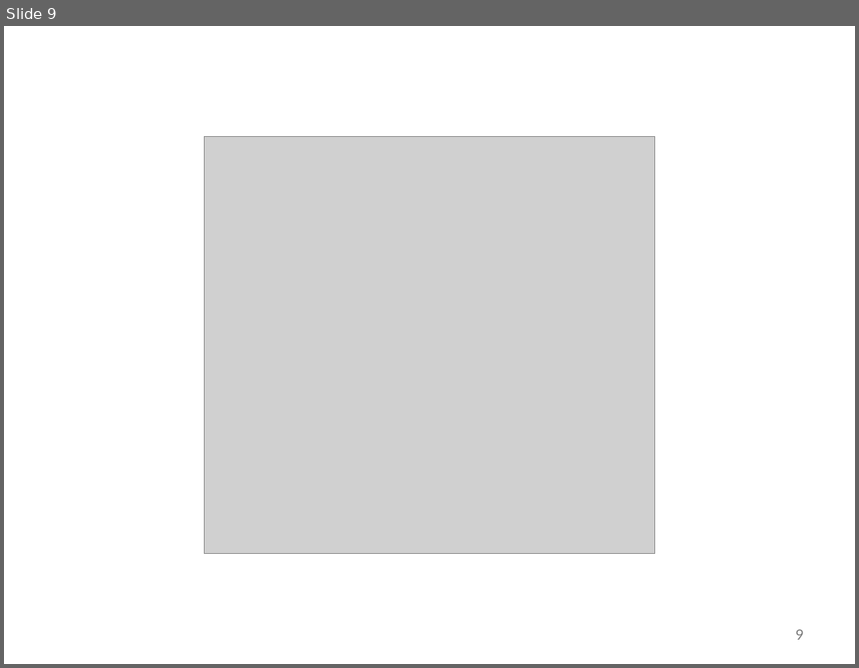
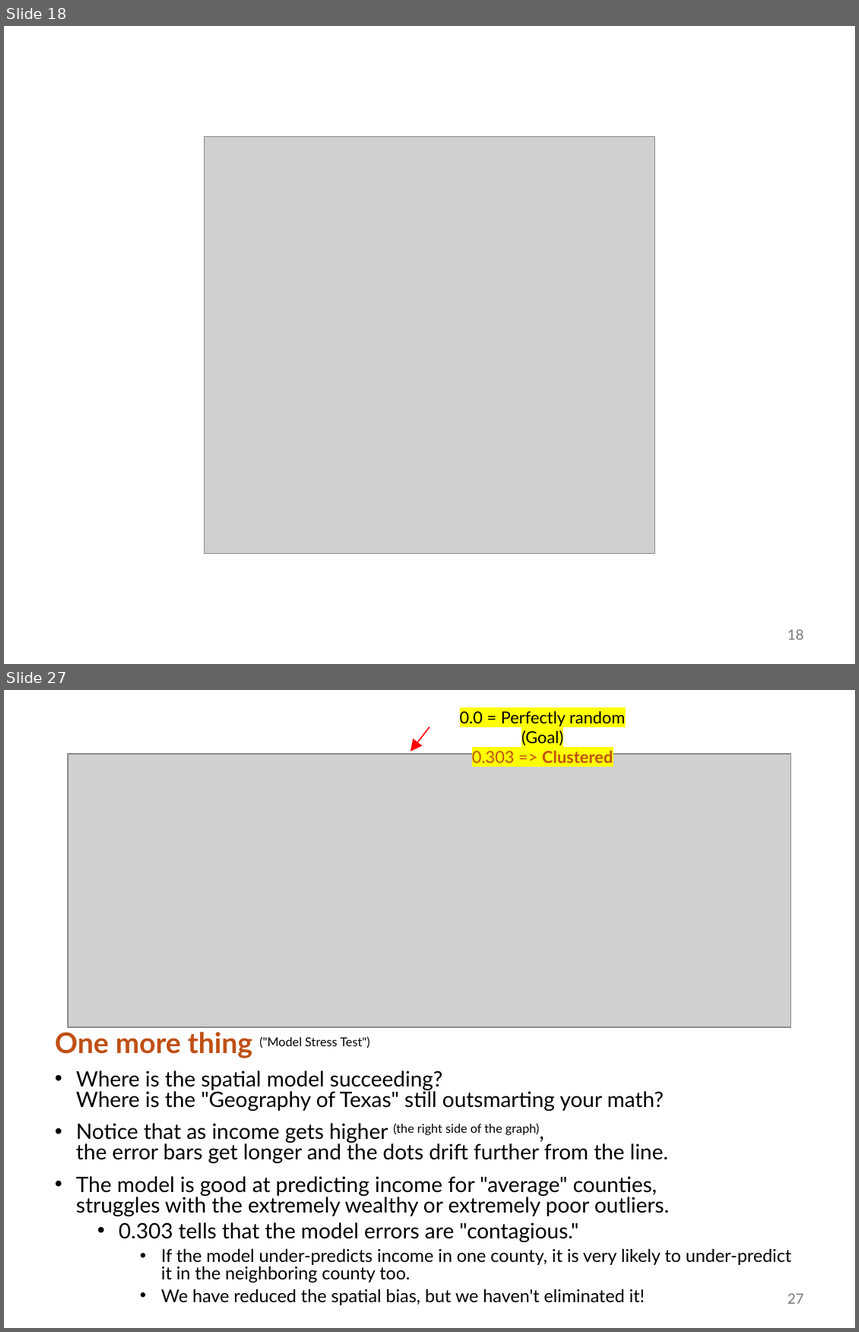
Before and after one commit to abuabara/abuabara.github.io, a slide deck: DAEN489S26/week13_slides.pptx. Shown one above the other, each under a label of ours: slide 9 before the commit, slides 18 and 27 after it; the slides between them are not shown. The pictures are 859x668 and 859x1332 pixels, drawn with LibreOffice and Linux fonts; fonts in the diff are those of the drawing; grey boxes stand for pictures. Boxes give left, top, right and bottom in pixels: in the first picture for what was removed or moved away, otherwise in the second. Text is boxed around its words. In the diff, an @@ line names an element or a change of style, - is before the commit and + after.

```diff
--- a/DAEN489S26/week13_slides.pptx
+++ b/DAEN489S26/week13_slides.pptx
@@ slide 27 added at <box>4,690,855,1328</box>, background #FFFFFF @@
@@ text added at <box>460,711,625,763</box>, 14 pt, text #000000 @@
+0.0 = Perfectly random (Goal)
+0.303 => Clustered
@@ arrow added from (430, 727) to (411, 752), #FF0000 1 pt @@
@@ picture added at <box>68,754,791,1027</box> @@
@@ text added at <box>55,1032,791,1306</box>, 18 pt, text #000000 @@
+One more thing ("Model Stress Test")
+• Where is the spatial model succeeding?
+  Where is the "Geography of Texas" still outsmarting your math?
+• Notice that as income gets higher (the right side of the graph),
+  the error bars get longer and the dots drift further from the line.
+• The model is good at predicting income for "average" counties,
+  struggles with the extremely wealthy or extremely poor outliers.
+  • 0.303 tells that the model errors are "contagious."
+    • If the model under-predicts income in one county, it is very likely to under-predict it in the neighboring county too.
+    • We have reduced the spatial bias, but we haven't eliminated it!
@@ page number added at <box>788,1293,804,1304</box>, 12 pt, text #797979 @@
+27
@@ what was slide 9 is now slide 18 @@
@@ page number at <box>788,629,804,640</box>: text changed @@
-9
+18
```
Also in this commit, not shown: 9 slides changed, 18 other slides added, 19 slides removed, 2 other files.
